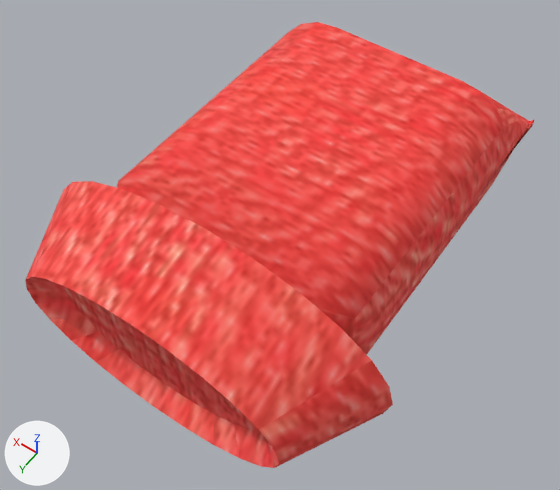
What one commit did to the COLLADA model objects/FluorineObject.DAE.
Both versions are drawn from a 50 mm camera at (-0.149, 0.255, 0.347) aimed at (-0.001, 0.048, 0.023). Arrows for +X, +Y and +Z are at lower left; the lights stay in place.
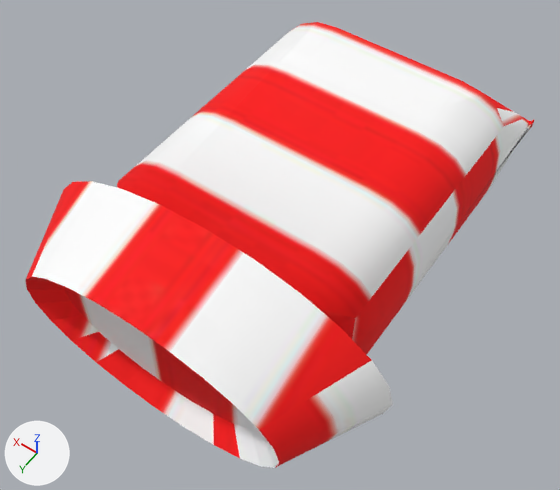
Boxes [x1, y1, x2, y2] around the edits, measured in the pictures (560 x 490 px):
'Box001', recoloured: [25, 22, 534, 468] in both

The edits, one by one:
Picture '0_redWhiteT.jpg' (img_0_redwhitet_jpg) is new.
Material 'Material__10' (mat_material__10) is new.
Its texture is img_0_redwhitet_jpg.
Its roughness is 0.9.
me_box001 has 248 vertices, 488 faces and spans x -0.099..0.101, y -0.1..0.151, z -0.012..0.088.
me_box001 no longer uses material mat_material__3 (picture img_0_red_png).
me_box001 now uses material mat_material__10 (picture img_0_redwhitet_jpg).
